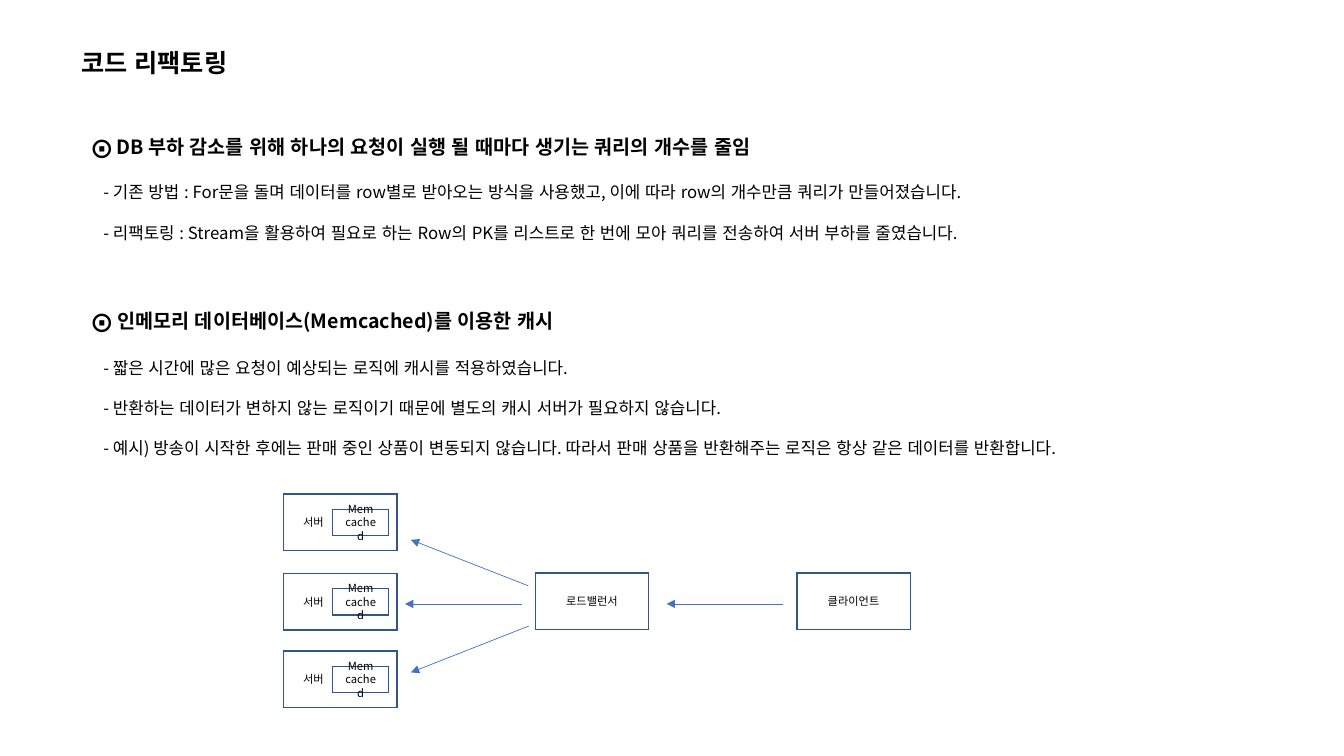
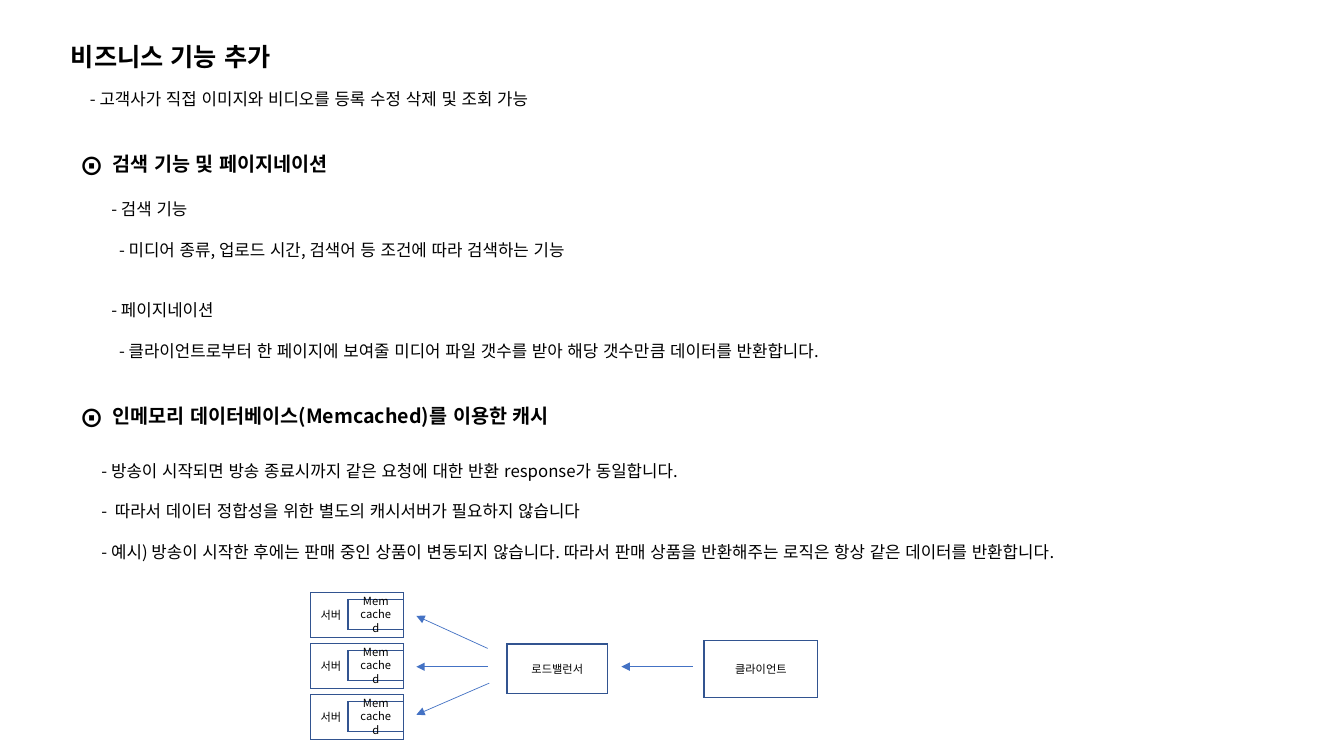
Before and after one commit to ohjinhokor/PortFolio, a slide deck: slide 4 of 오진호 포트폴리오.pptx (slide 5 before the commit). Drawn at 1344x756 pixels with LibreOffice and Linux fonts; fonts in the diff are those of the drawing; background and template pictures are left out. Boxes give left, top, right and bottom in pixels: in the first picture for what was removed or moved away, otherwise in the second. Text is boxed around its words. In the diff, an @@ line names an element or a change of style, - is before the commit and + after.

Commit message:
0712 포트폴리오 수정

```diff
--- a/오진호 포트폴리오.pptx
+++ b/오진호 포트폴리오.pptx
@@ text added at [71,45,528,107], 12 pt, text #000000 @@
+비즈니스 기능 추가
+- 고객사가 직접 이미지와 비디오를 등록 수정 삭제 및 조회 가능
@@ text removed at [81,51,227,75] @@
-코드 리팩토링
@@ text removed at [113,134,961,241] @@
-⨀ DB 부하 감소를 위해 하나의 요청이 실행 될 때마다 생기는 쿼리의 개수를 줄임
-- 기존 방법 : For문을 돌며 데이터를 row별로 받아오는 방식을 사용했고, 이에 따라 row의 개수만큼 쿼리가 만들어졌습니다.
-- 리팩토링 : Stream을 활용하여 필요로 하는 Row의 PK를 리스트로 한 번에 모아 쿼리를 전송하여 서버 부하를 줄였습니다.
@@ text added at [112,154,327,173], 14 pt, text #000000, bold @@
+⨀ 검색 기능 및 페이지네이션
@@ text added at [121,201,819,359], 12 pt, text #000000 @@
+- 검색 기능
+- 미디어 종류, 업로드 시간, 검색어 등 조건에 따라 검색하는 기능
+- 페이지네이션
+- 클라이언트로부터 한 페이지에 보여줄 미디어 파일 갯수를 받아 해당 갯수만큼 데이터를 반환합니다.
@@ text "- 방송이 시작되면 방송 종료시까지 ...": place and size @@
-text "- 방송이 시작되면 방송 종료시까지 ..." at [113,360,1056,457]
+text "- 방송이 시작되면 방송 종료시까지 ..." at [111,463,1055,561]
@@ text "⨀ 인메모리 데이터베이스(Memcached)를 이용한 캐시": place and size @@
-text "⨀ 인메모리 데이터베이스(Memcached)를 이용한 캐시" at [117,311,554,332]
+text "⨀ 인메모리 데이터베이스(Memcached)를 이용한 캐시" at [112,406,549,427]
@@ text at [111,463,678,519]: text changed @@
-- 짧은 시간에 많은 요청이 예상되는 로직에 캐시를 적용하였습니다.
-- 반환하는 데이터가 변하지 않는 로직이기 때문에 별도의 캐시 서버가 필요하지 않습니다.
+- 방송이 시작되면 방송 종료시까지 같은 요청에 대한 반환 response가 동일합니다.
+- 따라서 데이터 정합성을 위한 별도의 캐시서버가 필요하지 않습니다
@@ rectangle "서버": place and size @@
-rectangle "서버" at [283,574,397,630]
+rectangle "서버" at [311,593,403,638]
@@ rectangle "Mem": place and size @@
-rectangle "Mem" at [333,589,388,615]
+rectangle "Mem" at [348,600,403,630]
@@ arrow moved from (528, 586) - (411, 540) to (488, 648) - (416, 616) @@
@@ rectangle "서버": place and size @@
-rectangle "서버" at [283,494,397,551]
+rectangle "서버" at [311,643,403,689]
@@ rectangle "Mem": place and size @@
-rectangle "Mem" at [333,509,388,535]
+rectangle "Mem" at [348,650,403,681]
@@ rectangle "로드밸런서": place and size @@
-rectangle "로드밸런서" at [535,573,649,629]
+rectangle "로드밸런서" at [507,644,608,694]
@@ rectangle "클라이언트": place and size @@
-rectangle "클라이언트" at [798,573,911,629]
+rectangle "클라이언트" at [705,641,819,698]
@@ arrow moved from (529, 626) - (411, 673) to (489, 684) - (416, 715) @@
@@ arrow moved from (521, 604) - (405, 604) to (488, 666) - (416, 666) @@
@@ arrow moved from (783, 604) - (666, 604) to (693, 666) - (622, 666) @@
@@ rectangle "서버": place and size @@
-rectangle "서버" at [283,651,397,708]
+rectangle "서버" at [311,695,403,740]
@@ rectangle "Mem": place and size @@
-rectangle "Mem" at [333,666,388,693]
+rectangle "Mem" at [348,702,403,732]
```
Also in this commit, not shown: 9 other slides changed, 5 slides added, 2 slides removed, 1 other file.
